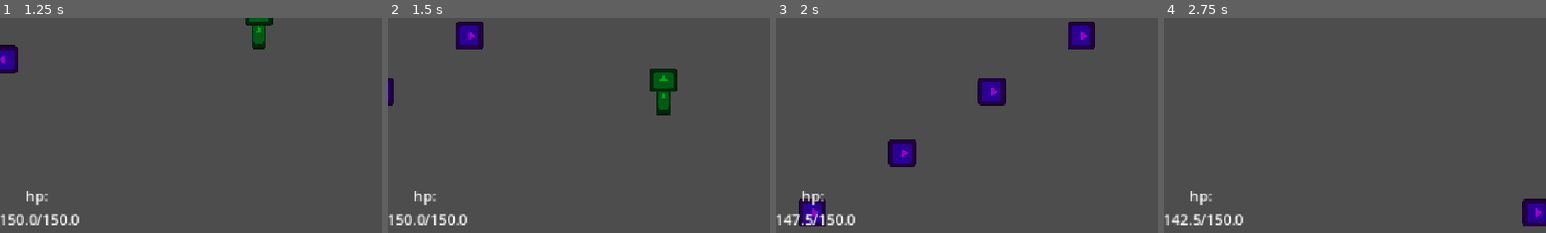
Above: before the commit, frames 1-4 (left to right).
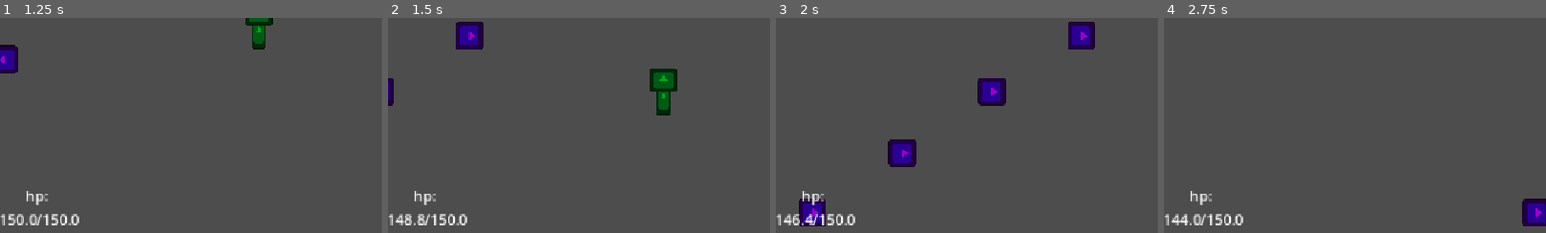
Above: after the commit, the same moments.

Repository: Sastingus/Mossful
Game: Godot game, scene res://scenes/world/world.tscn
Two runs of this game, one before a commit and one after it. Both use one fixed random seed, a clock stepped at 60 frames per second and the inputs below. The engine's default icon, where the game draws it, is replaced by a stand-in: a white triangle on a blue panel in a dark square.
Inputs:
- Up to frame 1 (1.25 s): hold D (move_right) from 0.53 s (still down)
- Up to frame 2 (1.5 s): release D (move_right) at 1.28 s; hold S (move_down) from 1.28 s (still down)
- Up to frame 3 (2 s): keep holding S (move_down)
- Up to frame 4 (2.75 s): release S (move_down) at 2.03 s; hold D (move_right) from 2.03 s (still down)
The pictures show only the part of the screen within x 46-96%, y 49-99%; the shares and areas given below are measured in that part.

Frame 1 is identical in both runs. In frame 2, 0.2% of the frame differs, in the area x 2-10%, y 91-97%; in frame 3, 0.2%, in the area x 4-10%, y 91-97%; in frame 4, 0.2%.

Commit message:
poison stacks
-changed timer so that it is capable of increasing time while running

Diff:
--- a/scenes/player/player.gd
+++ b/scenes/player/player.gd
@@ -5,7 +5,6 @@
 var target_player_hp := 150.0
 
 @onready var poison_timer: Timer = %PoisonTimer
-@onready var poison_tick_timer: Timer = %PoisonTickTimer
 @onready var hp_label: Label = $HpLabel
 
 func _ready() -> void:
@@ -25,18 +24,16 @@
 	"+str(Globals.player_hp)+ "/150.0"
 
 func poisoned():
-	Globals.player_poi = true
-	poison_timer.wait_time += Globals.on_hit_poi
+	Globals.is_player_poi = true
+	Globals.player_poi += Globals.on_hit_poi
+
 	if poison_timer.is_stopped():
 		poison_timer.start()
-	if poison_tick_timer.is_stopped():
-		poison_tick_timer.start()
+	print("poison is "+str(Globals.player_poi))
 
 func poison_tick():
-	if Globals.player_poi:
+	Globals.player_poi -= poison_timer.wait_time
+	if Globals.player_poi > 0:
 		Globals.player_hp -= Globals.poi_dmg
 	else:
-		poison_tick_timer.stop()
-
-func poison_end() -> void:
-	Globals.player_poi = false
+		poison_timer.stop()
--- a/scenes/player/player.tscn
+++ b/scenes/player/player.tscn
@@ -31,10 +31,7 @@
 
 [node name="PoisonTimer" type="Timer" parent="."]
 unique_name_in_owner = true
-
-[node name="PoisonTickTimer" type="Timer" parent="."]
-unique_name_in_owner = true
-wait_time = 0.5
+wait_time = 0.25
 
 [node name="HpLabel" type="Label" parent="."]
 top_level = true
@@ -46,5 +43,4 @@
 text = "    hp:
 150/150"
 
-[connection signal="timeout" from="PoisonTimer" to="." method="poison_end"]
-[connection signal="timeout" from="PoisonTickTimer" to="." method="poison_tick"]
+[connection signal="timeout" from="PoisonTimer" to="." method="poison_tick"]
--- a/scenes/world/globals.gd
+++ b/scenes/world/globals.gd
@@ -1,7 +1,8 @@
 extends Node
 
 var player_hp := 150.0
-var player_poi := false
+var player_poi := 0.0
+var is_player_poi := false
 
-var poi_dmg := 2.5
+var poi_dmg := 1.2
 var on_hit_poi := 1.5
